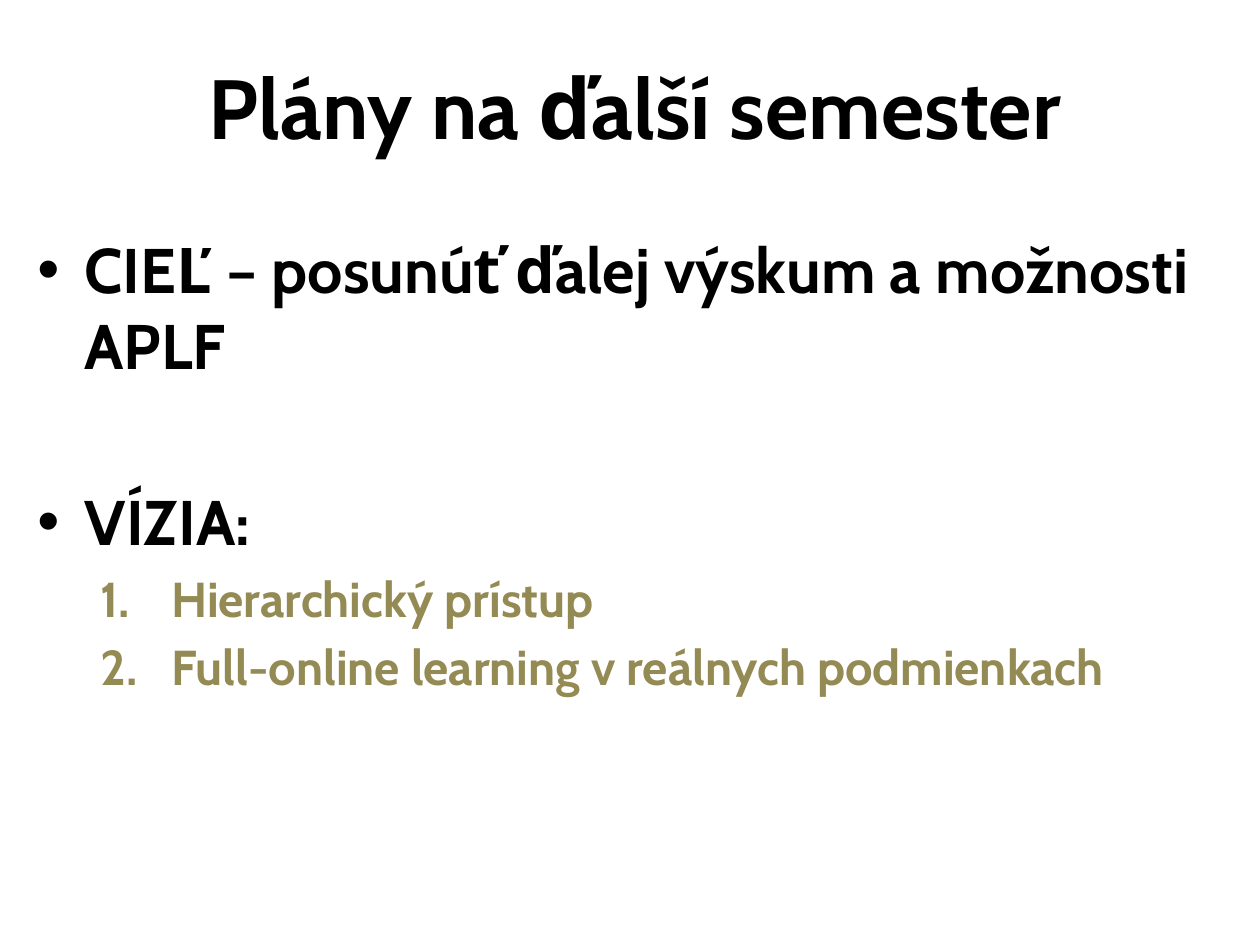
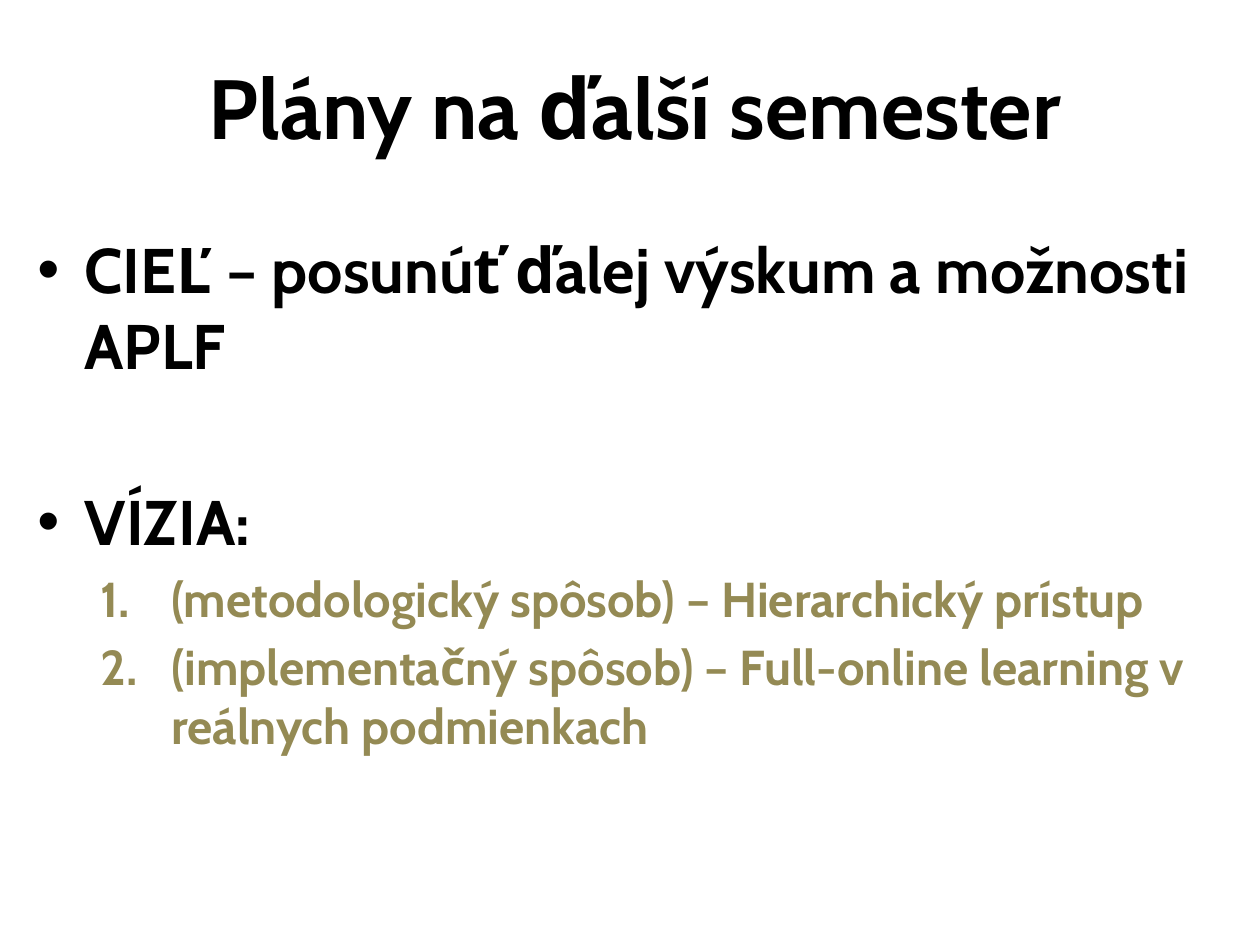
Before and after one commit to Hawkie94/FRI_APLF, a slide deck: slide 4 of docs/IngProj2_finalStatus.pptx. Drawn at 1260x945 pixels with LibreOffice and Linux fonts; fonts in the diff are those of the drawing. Boxes give left, top, right and bottom in pixels: in the first picture for what was removed or moved away, otherwise in the second. Text is boxed around its words. In the diff, an @@ line names an element or a change of style, - is before the commit and + after.

```diff
--- a/docs/IngProj2_finalStatus.pptx
+++ b/docs/IngProj2_finalStatus.pptx
@@ text at (171,580,1184,755): text changed @@
-  1. Hierarchický prístup
-  2. Full-online learning v reálnych podmienkach
+  1. (metodologický spôsob) – Hierarchický prístup
+  2. (implementačný spôsob) – Full-online learning v reálnych podmienkach
```
Also in this commit, not shown: 4 other slides changed, 3 other files.
